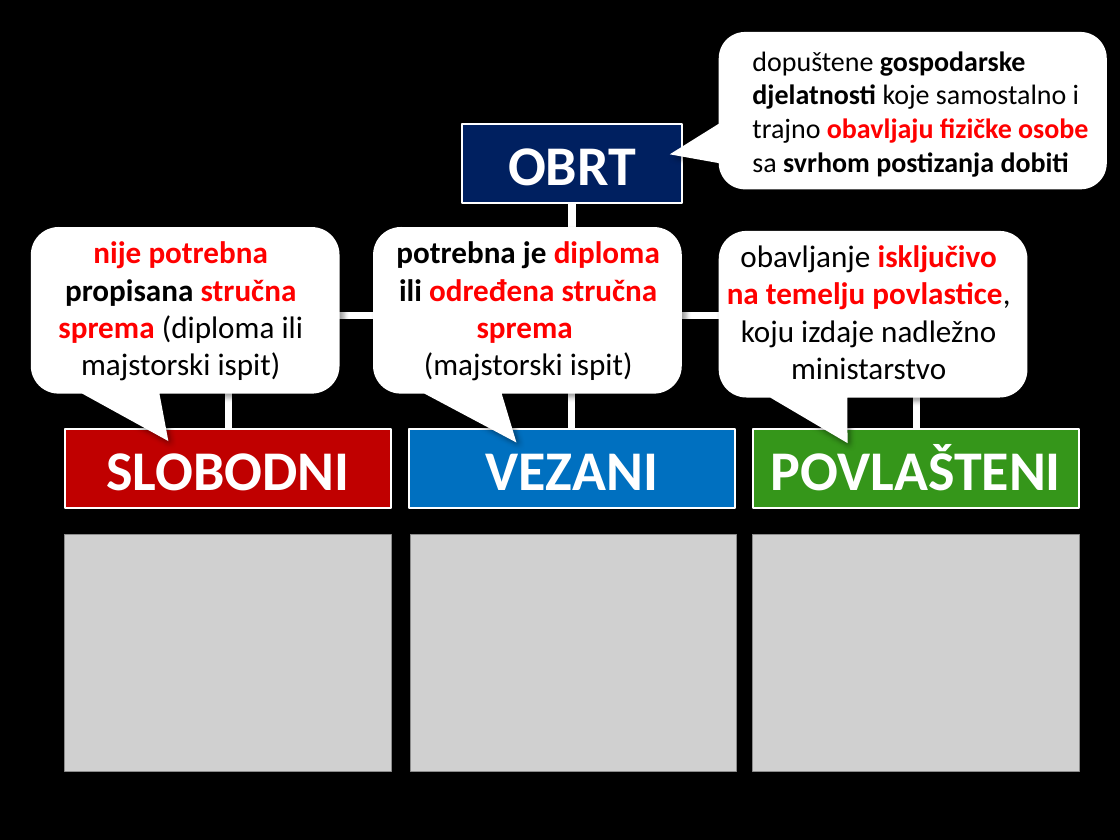
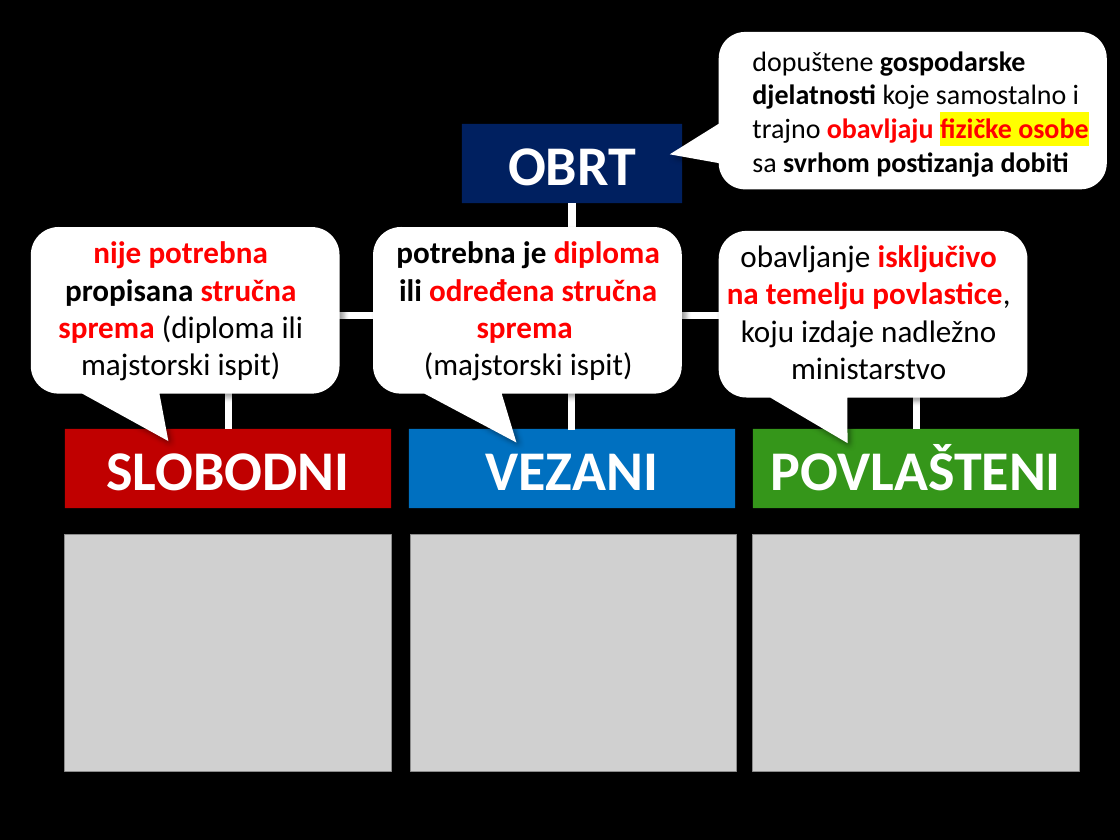
Before and after one commit to srednja-skola/politika, a slide deck: slide 6 of data/pptx/010_poduzetnistvo.pptx. Drawn at 1120x840 pixels with LibreOffice and Linux fonts; fonts in the diff are those of the drawing; grey boxes stand for pictures. Boxes give left, top, right and bottom in pixels: in the first picture for what was removed or moved away, otherwise in the second. Text is boxed around its words. In the diff, an @@ line names an element or a change of style, - is before the commit and + after.

```diff
--- a/data/pptx/010_poduzetnistvo.pptx
+++ b/data/pptx/010_poduzetnistvo.pptx
@@ text "dopuštene gospodarske djelatnosti koje samostalno ..." at <box>752,51,1088,177</box>: highlight none to #FFFF00 in "fizičke osobe" @@
@@ outline #FFFFFF 1.5 pt to none in 4 elements at <box>461,124,682,204</box>, <box>65,429,391,508</box>, <box>409,429,735,508</box>, <box>753,429,1079,508</box> @@
```
Also in this commit, not shown: 7 other slides changed, 1 other file.
